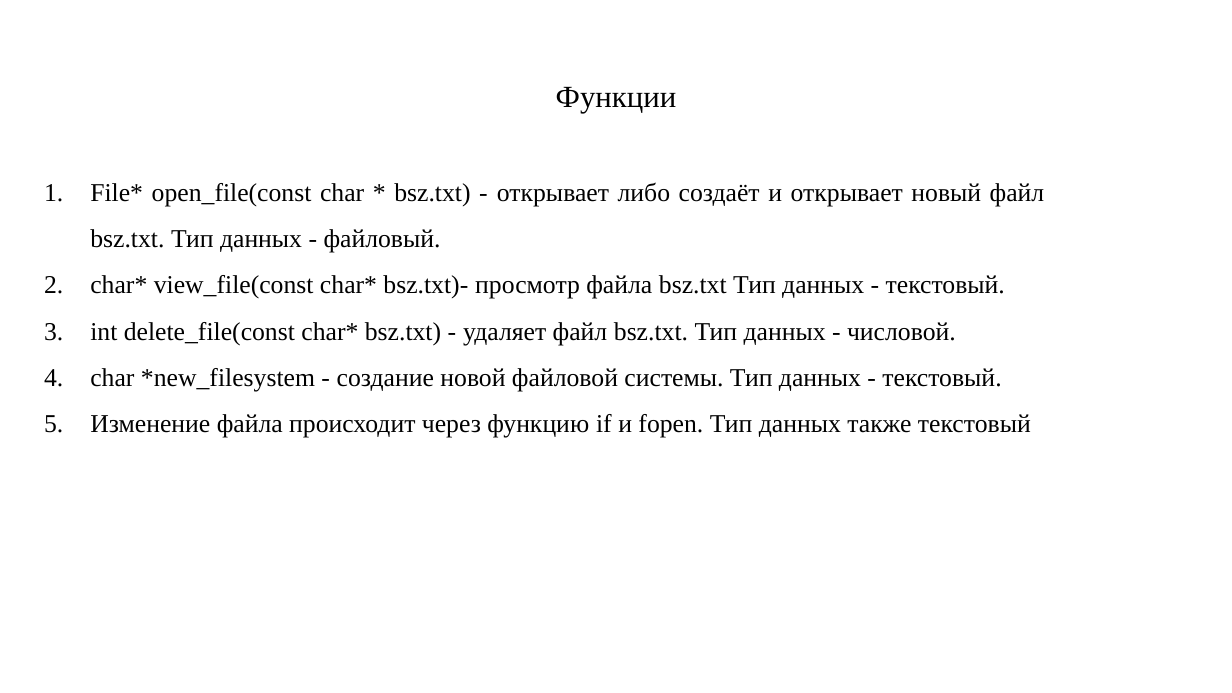
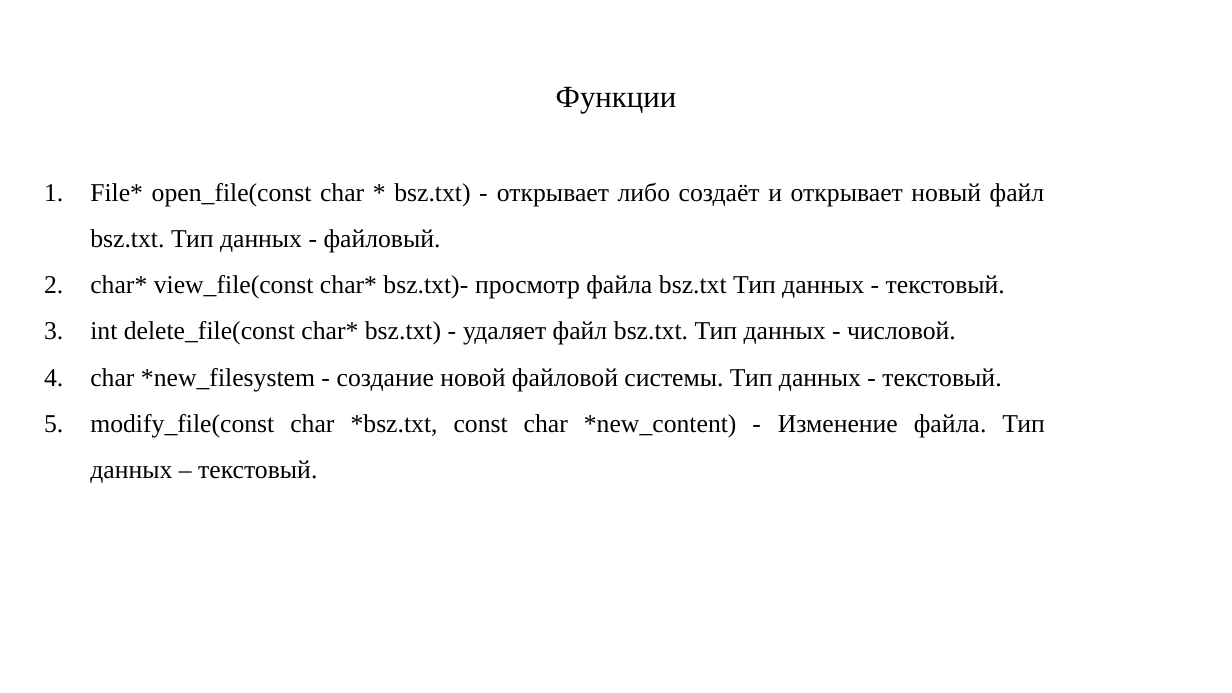
Before and after one commit to Zammalika27/BSZ, a slide deck: slide 3 of Файловая система BSZ.pptx. Drawn at 1232x693 pixels with LibreOffice and Linux fonts; fonts in the diff are those of the drawing. Boxes give left, top, right and bottom in pixels: in the first picture for what was removed or moved away, otherwise in the second. Text is boxed around its words. In the diff, an @@ line names an element or a change of style, - is before the commit and + after.

```diff
--- a/Файловая система BSZ.pptx
+++ b/Файловая система BSZ.pptx
@@ text at (90, 414, 1045, 483): text changed @@
-5. Изменение файла происходит через функцию if и fopen. Тип данных также текстовый
+5. modify_file(const char *bsz.txt, const char *new_content) - Изменение файла. Тип данных – текстовый.
```
